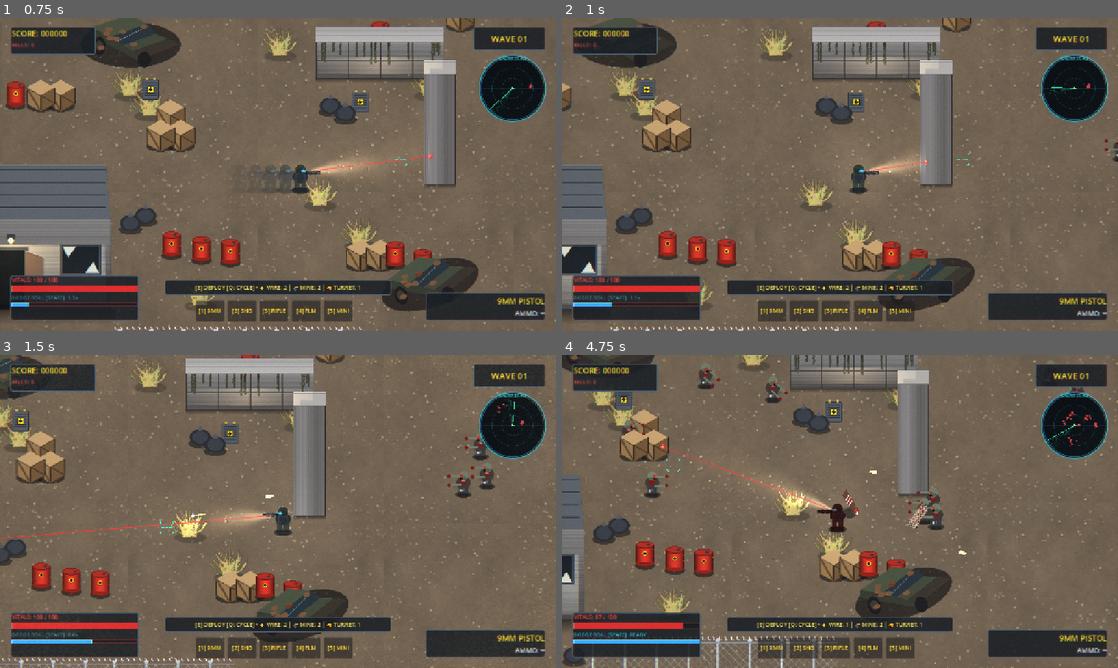
Above: before the commit, frames 1-4 (two rows, left to right).
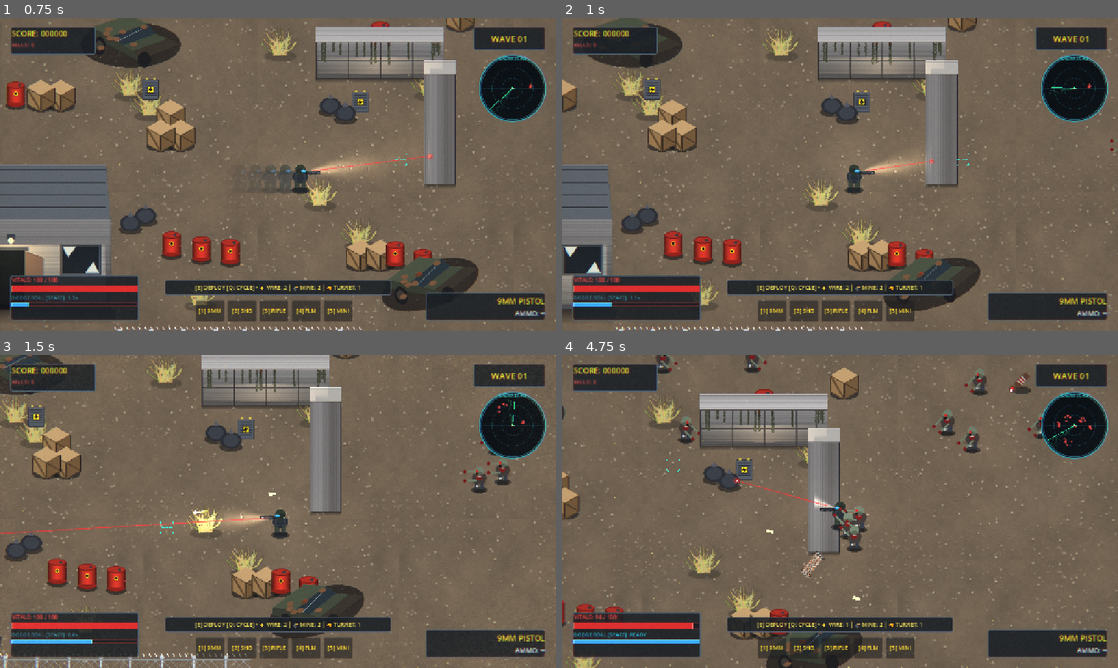
Above: after the commit, the same moments.

Repository: Beeplap/Killem
Game: Godot game, scene res://scenes/MainLevel.tscn
Two runs of this game, one before a commit and one after it. Both use one fixed random seed, a clock stepped at 60 frames per second and the inputs below.
Inputs (mouse positions are in pixels of both pictures, inside the frame that each line leads up to):
- Up to frame 1 (0.75 s): tap Enter at 0.5 s; move the mouse to (400, 158) at 0.52 s; hold D (move_right) from 0.53 s (still down); hold Space (dodge_roll) from 0.53 s (still down); click (400, 158) at 0.67 s
- Up to frame 2 (1 s): keep holding D (move_right); keep holding Space (dodge_roll)
- Up to frame 3 (1.5 s): move the mouse to (166, 527) at 1.27 s; release D (move_right) at 1.28 s; release Space (dodge_roll) at 1.28 s; hold S (move_down) from 1.28 s (still down); click (166, 527) at 1.35 s
- Up to frame 4 (4.75 s): move the mouse to (895, 442) at 2.02 s; release S (move_down) at 2.03 s; hold D (move_right) 2.03-2.78 s; hold E 2.03-2.78 s; move the mouse to (812, 574) at 2.77 s; hold W (move_up) 2.78-3.53 s; tap Enter at 2.85 s; click (812, 574) at 2.92 s; move the mouse to (1006, 558) at 3.52 s; hold A (move_left) from 3.53 s (still down); tap R at 3.6 s; move the mouse to (673, 464) at 4.27 s; tap 1 at 4.35 s

Frame 1 is identical in both runs. In frame 2, 9.9% of the frame differs, in the area x 0-100%, y 0-100%; in frame 3, 17%; in frame 4, 26%.

Commit message:
Eliminate cartoon sine waves; replace with authentic recorded foley and DSP acoustic weapon synthesis

Diff:
--- a/scripts/audio_manager.gd
+++ b/scripts/audio_manager.gd
@@ -176,8 +176,12 @@
 		"pickup_ammo": "res://assets/audio/pickups/pickup_ammo.wav",
 		"pickup_health": "res://assets/audio/pickups/pickup_health.wav",
 		"keycard_chirp": "res://assets/audio/pickups/keycard_chirp.wav",
+		"hit": "res://assets/audio/pickups/hit.ogg",
+		"perk": "res://assets/audio/pickups/keycard_chirp.wav",
+		"wave_clear": "res://assets/audio/weapons/shotgun_pump.wav",
+		"wave_start": "res://assets/audio/zombies/mutant_roar.wav",
 		"explode": "res://assets/audio/environment/explosion.wav",
-		"gate_slam": "res://assets/audio/environment/explosion.wav"
+		"gate_slam": "res://assets/audio/environment/gate_slam.ogg"
 	}
 
 	for s_name in sound_file_map.keys():
@@ -185,6 +189,10 @@
 		var base_stream: AudioStream = null
 		if ResourceLoader.exists(path):
 			base_stream = load(path)
+		else:
+			var alt_path = path.replace(".wav", ".ogg") if path.ends_with(".wav") else path.replace(".ogg", ".wav")
+			if ResourceLoader.exists(alt_path):
+				base_stream = load(alt_path)
 
 		# Fallback to procedural synthesis if asset not on disk
 		if base_stream == null:
@@ -203,16 +211,17 @@
 	if _sound_cache.has(sound_name):
 		return _sound_cache[sound_name]
 
-	# Try loading directly
-	var path = "res://assets/audio/%s.wav" % sound_name
-	if ResourceLoader.exists(path):
-		var stream = load(path)
-		var rand = AudioStreamRandomizer.new()
-		rand.random_pitch = 1.08
-		rand.random_volume_offset_db = 1.2
-		rand.add_stream(0, stream)
-		_sound_cache[sound_name] = rand
-		return rand
+	# Try loading directly (.ogg or .wav)
+	for ext in [".ogg", ".wav"]:
+		var path = "res://assets/audio/%s%s" % [sound_name, ext]
+		if ResourceLoader.exists(path):
+			var stream = load(path)
+			var rand = AudioStreamRandomizer.new()
+			rand.random_pitch = 1.08
+			rand.random_volume_offset_db = 1.2
+			rand.add_stream(0, stream)
+			_sound_cache[sound_name] = rand
+			return rand
 
 	# Procedural fallback
 	var proc_stream = _synthesize_procedural_stream(sound_name)
@@ -292,10 +301,10 @@
 func play_weapon_shot(weapon_name: String, pos = null) -> void:
 	play_sound(weapon_name, pos, BUS_WEAPONS)
 
-	# Eject shell casing ping after 0.25s
-	if weapon_name in ["pistol", "shotgun", "rifle", "minigun"]:
+	# Subtle shell casing ping (only occasional for single-shot pistol/rifle)
+	if weapon_name in ["pistol", "rifle"] and randf() < 0.35:
 		var casing_variant = "casing_%d" % (randi() % 3 + 1)
-		get_tree().create_timer(0.25).timeout.connect(func():
+		get_tree().create_timer(randf_range(0.28, 0.40)).timeout.connect(func():
 			play_sound(casing_variant, pos, BUS_FOLEY)
 		)
 
@@ -444,22 +453,26 @@
 		var val: float = 0.0
 
 		if sound_name in ["explode", "hit", "stomp_crash", "boss_slam", "gate_slam", "zombie_hurt"]:
-			var sub = sin(t * freq * TAU) * 0.7
-			var noise = (randf() * 2.0 - 1.0) * 0.6
-			val = (sub + noise) * pow(decay, 1.8)
+			var noise = (randf() * 2.0 - 1.0) * pow(decay, 1.6)
+			var shock = (1.0 - t * 35.0) if t < 0.025 else 0.0
+			val = tanh(shock * 1.5 + noise * 1.2) * 0.95
 		elif sound_name in ["pistol", "rifle", "shotgun", "minigun_fire"]:
-			var crack = (randf() * 2.0 - 1.0) * exp(-t * 35.0) * 0.8
-			var body = sin(t * freq * TAU) * exp(-t * 22.0) * 0.7
-			val = crack + body
+			var crack = (randf() * 2.0 - 1.0) * exp(-t * 55.0) * 1.4
+			var thump = (randf() * 2.0 - 1.0) * exp(-t * 28.0) * 0.9
+			val = tanh(crack + thump) * 0.92
 		elif sound_name in ["zombie_idle", "zombie_groan", "mutant_roar", "boss_roar"]:
-			var r1 = sin(t * freq * TAU) * 0.6
-			var r2 = sin(t * freq * 1.8 * TAU) * 0.3
-			var rasp = (randf() * 2.0 - 1.0) * 0.2
-			val = (r1 + r2 + rasp) * sin(float(i) / float(frames) * PI)
-		elif sound_name in ["pickup_ammo", "keycard_chirp", "pickup"]:
-			val = sin(t * freq * TAU) * exp(-t * 20.0) * 0.6
+			var pulse = 1.0 if fmod(t * 26.0, 1.0) < 0.15 else -0.2
+			var rasp = (randf() * 2.0 - 1.0) * 0.5
+			val = tanh((pulse + rasp) * sin(float(i) / float(frames) * PI) * 1.5) * 0.85
+		elif sound_name in ["dog_bark"]:
+			var snap = (randf() * 2.0 - 1.0) * exp(-t * 22.0)
+			val = tanh(snap * 1.3) * 0.85
+		elif sound_name in ["footstep_concrete", "footstep_gravel", "footstep_metal"]:
+			var scuff = (randf() * 2.0 - 1.0) * exp(-t * 65.0) * 0.5
+			val = scuff
 		else:
-			val = sin(t * freq * TAU) * decay * 0.7
+			var noise = (randf() * 2.0 - 1.0) * exp(-t * 40.0) * 0.6
+			val = noise
 
 		var sample_16 = int(clampf(val, -1.0, 1.0) * 32767.0)
 		data.encode_s16(i * 2, sample_16)
--- a/scripts/global.gd
+++ b/scripts/global.gd
@@ -317,15 +317,16 @@
 		var val: float = 0.0
 
 		if sound_name in ["explode", "hit", "boss_slam", "rock_impact", "gate_slam"]:
-			# Heavy noise with distortion
-			val = (randf() * 2.0 - 1.0) * decay
-		elif sound_name == "boss_roar":
-			var low_rumble = sin(t * freq * TAU) + sin(t * (freq * 0.5) * TAU) * 0.5
-			val = (low_rumble * 0.7 + (randf() * 0.4)) * decay
+			# Heavy noise with punch
+			var shock = (1.0 - t * 30.0) if t < 0.03 else 0.0
+			val = tanh(shock * 1.5 + (randf() * 2.0 - 1.0) * decay * 1.2)
+		elif sound_name in ["boss_roar", "mutant_roar", "zombie_groan"]:
+			var low_rumble = (randf() * 2.0 - 1.0) * 0.7
+			var pulse = 0.8 if fmod(t * 28.0, 1.0) < 0.2 else -0.2
+			val = tanh((low_rumble + pulse) * decay * 1.4)
 		else:
-			# Square / Sine wave with noise kick
-			var phase = sin(t * freq * TAU)
-			val = (phase * 0.7 + (randf() * 0.3)) * decay
+			# Broadband noise impulse with fast mechanical decay (zero cartoon sine waves)
+			val = (randf() * 2.0 - 1.0) * pow(decay, 2.2) * 0.8
 
 		# Convert -1.0..1.0 to 8-bit unsigned (0..255)
 		var byte_val = int(clamp((val + 1.0) * 127.5, 0, 255))
--- a/scripts/player.gd
+++ b/scripts/player.gd
@@ -1,8 +1,8 @@
 extends CharacterBody2D
 
 @export var move_speed: float = 240.0
-@export var acceleration: float = 1400.0
-@export var friction: float = 1200.0
+@export var acceleration: float = 2800.0
+@export var friction: float = 3200.0
 
 @onready var camera: Camera2D = $Camera2D
 @onready var muzzle: Marker2D = $Muzzle
@@ -264,6 +264,8 @@
 
 	if input_dir != Vector2.ZERO:
 		velocity = velocity.move_toward(input_dir * effective_speed, acceleration * delta)
+	else:
+		velocity = velocity.move_toward(Vector2.ZERO, friction * delta)
 	move_and_slide()
 
 	if velocity.length_squared() > 100.0:
--- a/scripts/player_3d.gd
+++ b/scripts/player_3d.gd
@@ -4,8 +4,8 @@
 enum WeaponType3D { PISTOL, SHOTGUN, ASSAULT_RIFLE, FLAMETHROWER, MINIGUN }
 
 @export var move_speed: float = 6.0
-@export var acceleration: float = 40.0
-@export var friction: float = 34.0
+@export var acceleration: float = 85.0
+@export var friction: float = 90.0
 @export var step_height: float = 0.35
 
 # Dodge Dash System
Not shown, added: assets/audio/environment/gate_slam.ogg.import
Not shown, added: assets/audio/foley/footstep_concrete.ogg.import
Not shown, added: assets/audio/foley/footstep_gravel.ogg.import
Not shown, added: assets/audio/foley/footstep_metal.ogg.import
Not shown, added: assets/audio/pickups/hit.ogg.import
Not shown, added: assets/audio/weapons/dry_fire.ogg.import
Not shown, added: assets/audio/zombies/rock_impact.ogg.import
Not shown, added: assets/audio/zombies/zombie_hurt.ogg.import
Not shown: 1 places in scenes/TestAudioArchitecture.tscn that only renumber resources
Not shown, added: scripts/laser_sight.gd.uid
Not shown, added: scripts/minimap.gd.uid
Not shown, added: scripts/pause_menu.gd.uid
(and 33 more such lines)
